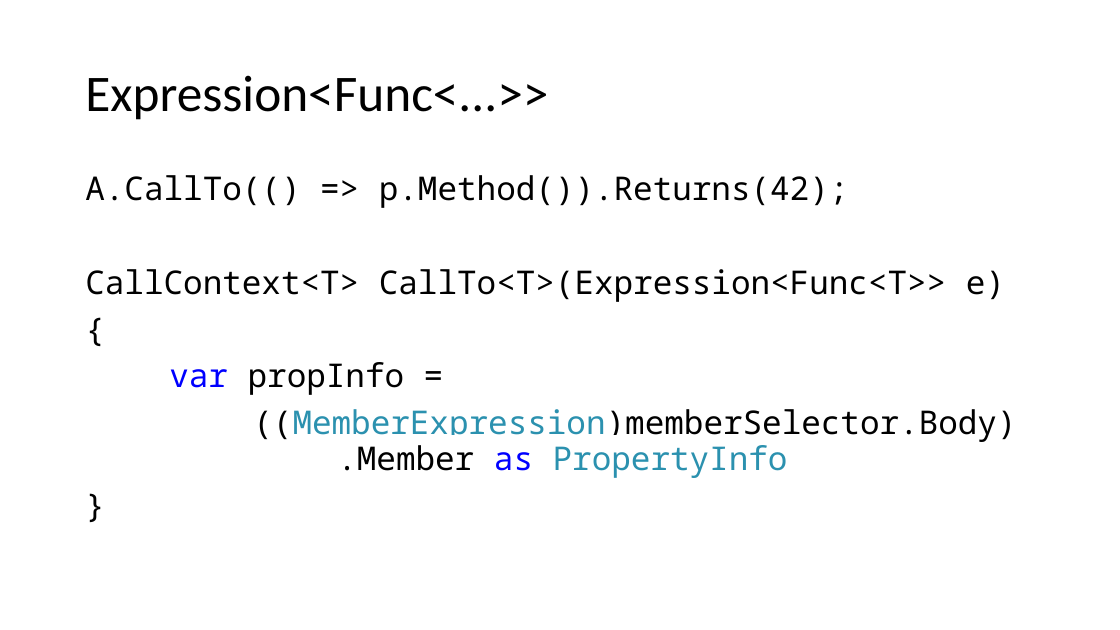
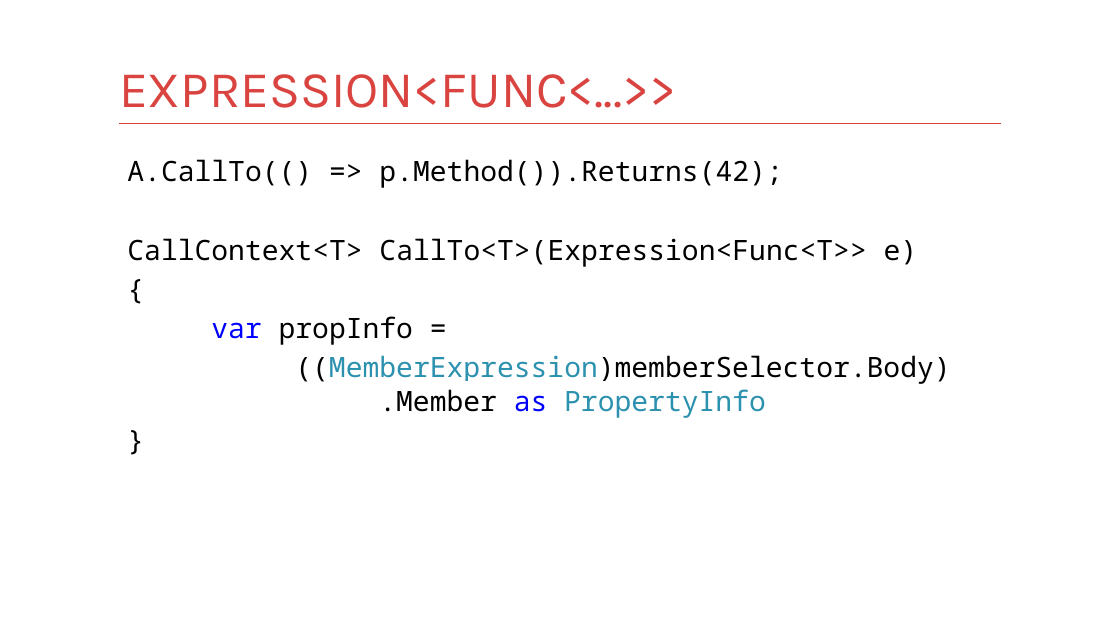
Before and after one commit to kontur-courses/fluent-api, a slide deck: slide 28 of fluent-api.pptx (slide 25 before the commit). Drawn at 1120x630 pixels with LibreOffice and Linux fonts; fonts in the diff are those of the drawing. Boxes give left, top, right and bottom in pixels: in the first picture for what was removed or moved away, otherwise in the second. Text is boxed around its words. In the diff, an @@ line names an element or a change of style, - is before the commit and + after.

```diff
--- a/fluent-api.pptx
+++ b/fluent-api.pptx
@@ title "EXPRESSION<FUNC<...>>" at box(119, 74, 676, 108): vertical alignment middle to bottom @@
@@ title at box(119, 74, 676, 108): text changed; font Calibri to Karla; text colour #000000 to #D94440 @@
-Expression<Func<...>>
+EXPRESSION<FUNC<...>>
@@ line added from (119, 124) to (1002, 124), #D83F3B 1 pt @@
@@ text "A.CallTo(() => p.Method()).Returns(42);": place and size @@
-text "A.CallTo(() => p.Method()).Returns(42);" at box(85, 175, 1016, 478)
+text "A.CallTo(() => p.Method()).Returns(42);" at box(127, 159, 950, 418)
@@ text "A.CallTo(() => p.Method()).Returns(42);" at box(127, 159, 950, 418): size 28 to 24 pt; line spacing 0.9 to 1; less space between paragraphs @@
```
Also in this commit, not shown: 29 other slides changed, 6 slides added.
